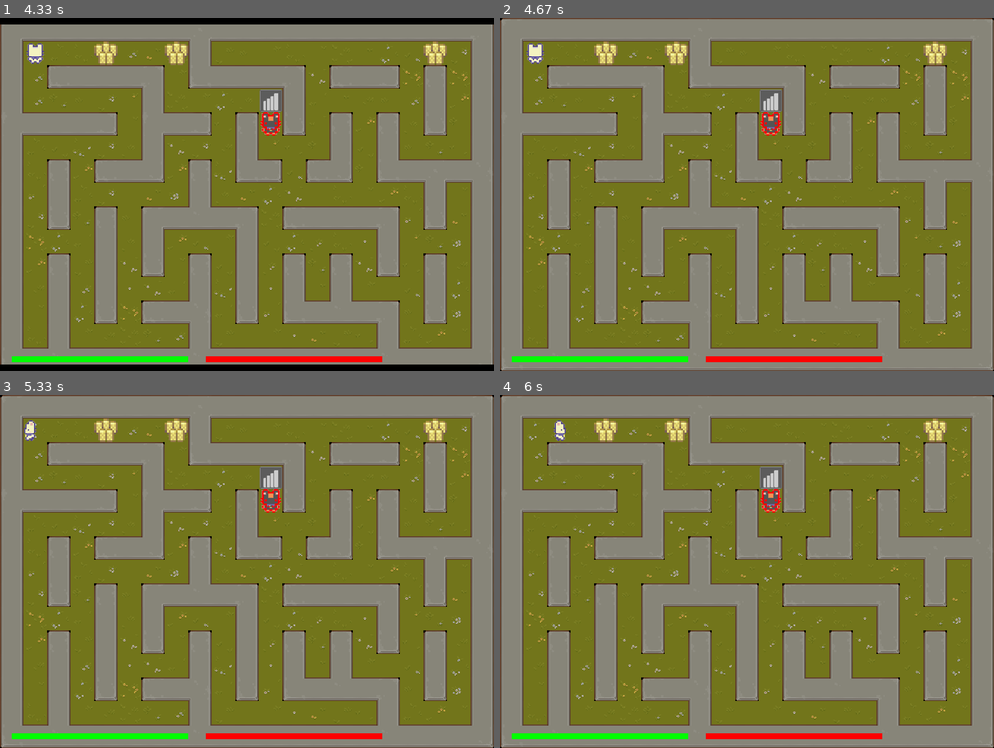
Above: before the commit, frames 1-4 (two rows, left to right).
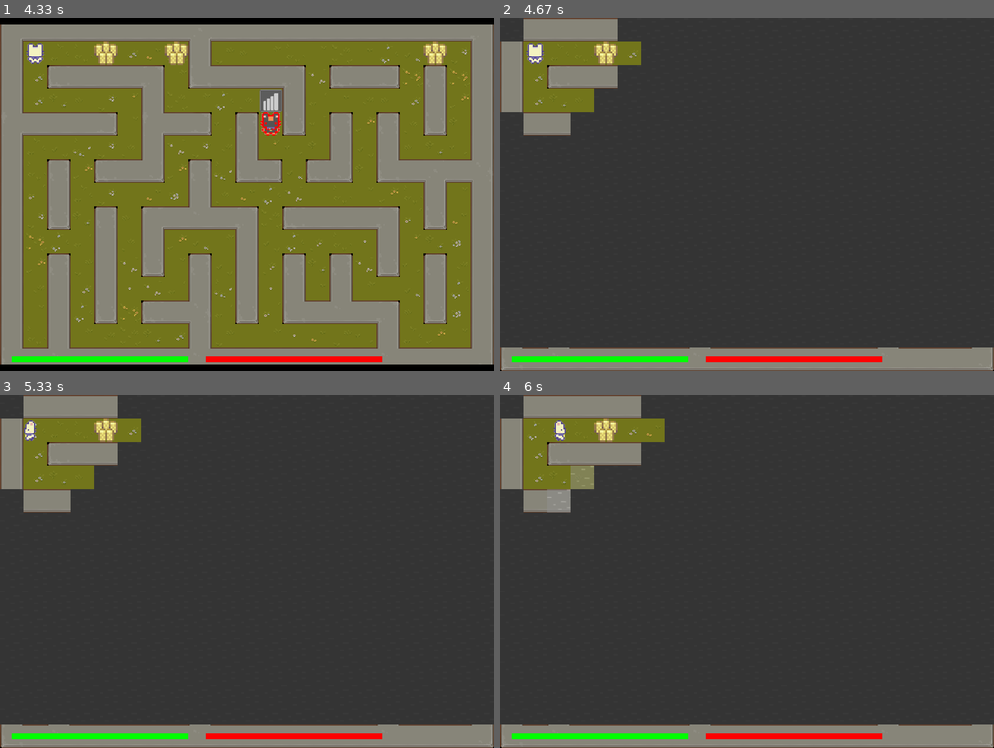
Above: after the commit, the same moments.

Repository: iiimagnum/PYgame_GROUP1
Game: pygame game, started from PygameProject/codes/Main.py
Same seed, same stepped clock (60 frames per second), same inputs: the game is played once before the commit and once after it.
Inputs:
- Up to frame 1 (4.33 s): no input
- Up to frame 2 (4.67 s): no input
- Up to frame 3 (5.33 s): hold Left from 5.07 s (still down)
- Up to frame 4 (6 s): release Left at 5.53 s; hold Right from 5.57 s (still down)

Frame 1 is identical in both runs. In frame 2, 87% of the frame differs, in the area x 0-100%, y 0-94%; in frame 3, 87%; in frame 4, 86%.

Commit message:
*修复了迷雾系统

Diff:
--- a/PygameProject/codes/Main.py
+++ b/PygameProject/codes/Main.py
@@ -126,7 +126,8 @@
 
             """WarFog"""
             warFog.update(player.rect.center)
-            #warFog.draw(MainSurface,player.rect.center)
+
+            warFog.draw(MainSurface,player.rect.center)
             """Test Draw
             player.getMask()
             MainSurface.blit(wallsSurface,wallsSurface.get_rect())
--- a/PygameProject/codes/Player.py
+++ b/PygameProject/codes/Player.py
@@ -91,7 +91,7 @@
                 offset = wallMask.get_rect().x - self.rect.topleft[0], wallMask.get_rect().y - self.rect.topleft[1]
                 pos = self.getMask().overlap(wallMask, offset)
                 if pos is not None:
-                    print(f"collide pos is {pos[0], pos[1]}")
+                    #print(f"collide pos is {pos[0], pos[1]}")
                 #if len(pygame.sprite.spritecollide(self, walls, False)):
                     self.y += PLAYER_SPEED
             self.state = 0
@@ -108,7 +108,7 @@
                 offset = wallMask.get_rect().x - self.rect.topleft[0], wallMask.get_rect().y - self.rect.topleft[1]
                 pos = self.getMask().overlap(wallMask, offset)
                 if pos is not None:
-                    print(f"collide pos is {pos[0], pos[1]}")
+                    #print(f"collide pos is {pos[0], pos[1]}")
                 #if len(pygame.sprite.spritecollide(self, walls, False)):
                     self.y -= PLAYER_SPEED
             self.state = 1
@@ -125,7 +125,7 @@
                 offset = wallMask.get_rect().x - self.rect.topleft[0], wallMask.get_rect().y - self.rect.topleft[1]
                 pos=self.getMask().overlap(wallMask,offset)
                 if pos is not None:
-                    print(f"collide pos is {pos[0], pos[1]}")
+                    #print(f"collide pos is {pos[0], pos[1]}")
                 #collided_walls = pygame.sprite.spritecollide(self, walls, False)
                 #if len(collided_walls):
                     self.x += PLAYER_SPEED
@@ -143,7 +143,7 @@
                 offset = wallMask.get_rect().x - self.rect.topleft[0], wallMask.get_rect().y - self.rect.topleft[1]
                 pos = self.getMask().overlap(wallMask, offset)
                 if pos is not None:
-                    print(f"collide pos is {pos[0], pos[1]}")
+                    #print(f"collide pos is {pos[0], pos[1]}")
                 #if len(pygame.sprite.spritecollide(self, walls, False)):
                     self.x -= PLAYER_SPEED
             self.state = 3
--- a/PygameProject/codes/WarFog.py
+++ b/PygameProject/codes/WarFog.py
@@ -30,6 +30,9 @@
 class WarFogMaze:
     ViewDistance=4
     def __init__(self,maze):
+        self.playerLastX=0
+        self.playerLastY=0
+        self.maze=maze
         self.fogMaze=np.zeros((MAZE_Y*2+1,MAZE_X*2+1),dtype=WarFogCell)
         for i in range(MAZE_Y*2+1):
             for j in range(MAZE_X * 2 + 1):
@@ -59,19 +62,61 @@
                        frontier.append((iy,ix))
 
     def update(self,playerPos):
-        cellX=int(playerPos[0]/CellSize+0.5)
-        cellY=int(playerPos[1]/CellSize+0.5)
+        #print(f"player Original pos is {playerPos}")
+        cellX=int(playerPos[0]/CellSize)
+        cellY=int(playerPos[1]/CellSize)
+        if (cellY,cellX) != (self.playerLastY,self.playerLastX):
+            #print(f"Player move to {(cellY,cellX)}")
+            self.playerLastY=cellY
+            self.playerLastX=cellX
+
+            stack=[]
+            stack.append((cellY,cellX,0))
+            while len(stack)>0:
+                (curY,curX,curDis)=stack.pop(0)
+                if curDis>=WarFogMaze.ViewDistance:
+                    return
+                neighbors=[(curY-1,curX),(curY+1,curX),(curY,curX-1),(curY,curX+1)]
+                for (iy,ix) in neighbors:
+                    if self.maze.CurrentMazeInfo[iy,ix].cellType==0:
+                        self.fogMaze[iy,ix].hasVisited=True
+                        continue
+                    else:
+                        self.fogMaze[iy, ix].hasVisited = True
+                        stack.append((iy,ix,curDis+1))
+
+
+        """
         for dy in range(-1*min(WarFogMaze.ViewDistance, cellY - 1), min(WarFogMaze.ViewDistance, MAZE_Y * 2 - cellY)):
             for dx in range(-1*min(WarFogMaze.ViewDistance, cellX - 1), min(WarFogMaze.ViewDistance, MAZE_X * 2 - cellX)):
                 if abs(self.mazeDis[cellY+dy,cellX+dx]-self.mazeDis[cellY,cellX])<=WarFogMaze.ViewDistance:
                     self.fogMaze[cellY+dy,cellX+dx].hasVisited=True
+        """
+    def draw(self,surface,playerPos):
+        cellX = int(playerPos[0] / CellSize )
+        cellY = int(playerPos[1] / CellSize )
+        stack = []
+        stack.append((cellY, cellX, 0))
+        passList=[(cellY,cellX)]
+        while len(stack) > 0:
+            (curY, curX, curDis) = stack.pop(0)
+            if curDis >= WarFogMaze.ViewDistance:
+                continue
+            neighbors = [(curY - 1, curX), (curY + 1, curX), (curY, curX - 1), (curY, curX + 1)]
+            for (iy, ix) in neighbors:
+                if self.maze.CurrentMazeInfo[iy, ix].cellType == 0:
+                    passList.append((iy,ix))
+                    self.fogMaze[iy, ix].hasVisited = True
+                    continue
+                else:
+                    passList.append((iy, ix))
+                    self.fogMaze[iy, ix].hasVisited = True
+                    stack.append((iy, ix, curDis + 1))
 
-    def draw(self,surface,playerPos):
-        for y in range(MAZE_Y * 2 + 1):
+        for y in range(MAZE_Y * 2 ):
             for x in range(MAZE_X * 2 + 1):
-                cellX=int(playerPos[0]/CellSize+0.5)
-                cellY=int(playerPos[1]/CellSize+0.5)
-                if abs( self.mazeDis[cellY,cellX]-self.mazeDis[y,x])<=WarFogMaze.ViewDistance:
+                if (y,x) in passList:
+                    print(f"Now pass{(y,x)}")
                     continue
-
-                self.fogMaze[y,x].draw(surface)
+                else:
+                    self.fogMaze[y,x].draw(surface)
